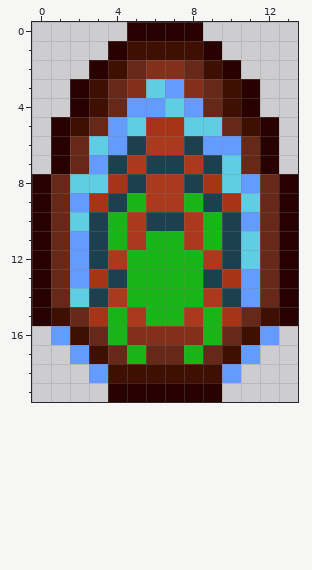
File history of a pixel-art sprite, units/Fulgorian/T1/Fulgorian Runner/fg_runner.png. Above: the version before the commit.
The file is 14x20 pixels. Colours within 5 levels of each other are drawn and written as one.
After:
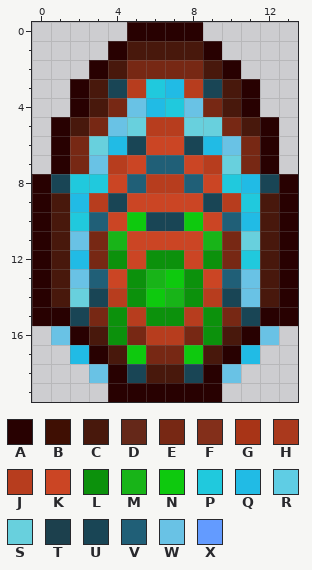
Palette (. is transparent): A #280101  B #3f0f03  C #48180c  D #652819  E #772814  F #832f1a  G #a83417  H #aa391d  J #b73d1e  K #cb4524  L #0c910c  M #18b418  N #0ec90e  P #20c9dd  Q #21bbe5  R #5fcde4  S #68d0dd  T #1c404d  U #194555  V #205f77  W #69c2e5  X #639bff
From old to new:
Changed rows in their new state; - is an unchanged pixel.
first column x 1:
 1 ----CCCC----
 2 ---CEEEEC---
 3 --CUJPQJUC--
 4 --CEWQPWEC--
 5 -CEWSJJSSEC-
 6 -ESQUKKUQWE-
 7 -EWJKVVKJSE-
 8 UPPKVJJVKPQU
 9 CQJUKKKKUJPC
10 CPVKNUUNKVQC
11 CWE-KKKK-ESC
12 CQELKLLKLEPC
13 CWVKL-NLKVWC
14 CSUJLN-LJUWC
15 AUELJLLJLEUA
16 WACLEJJELCAW
17 -QACNEENCAQ-
18 --WAUCCUAW--
